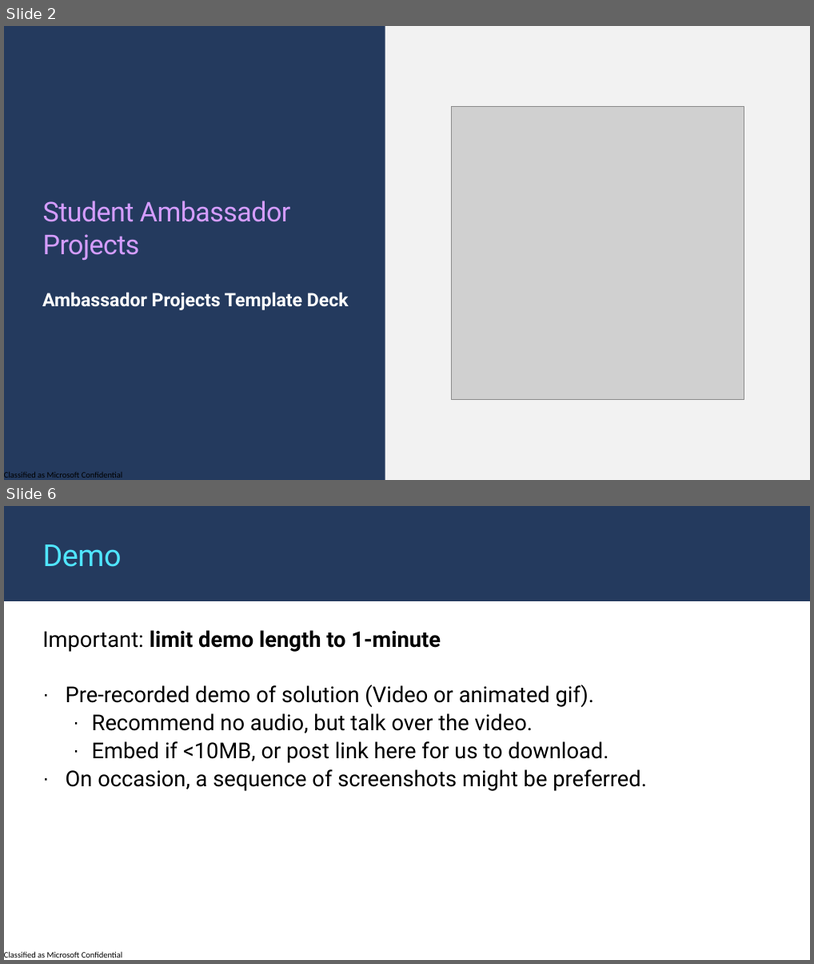
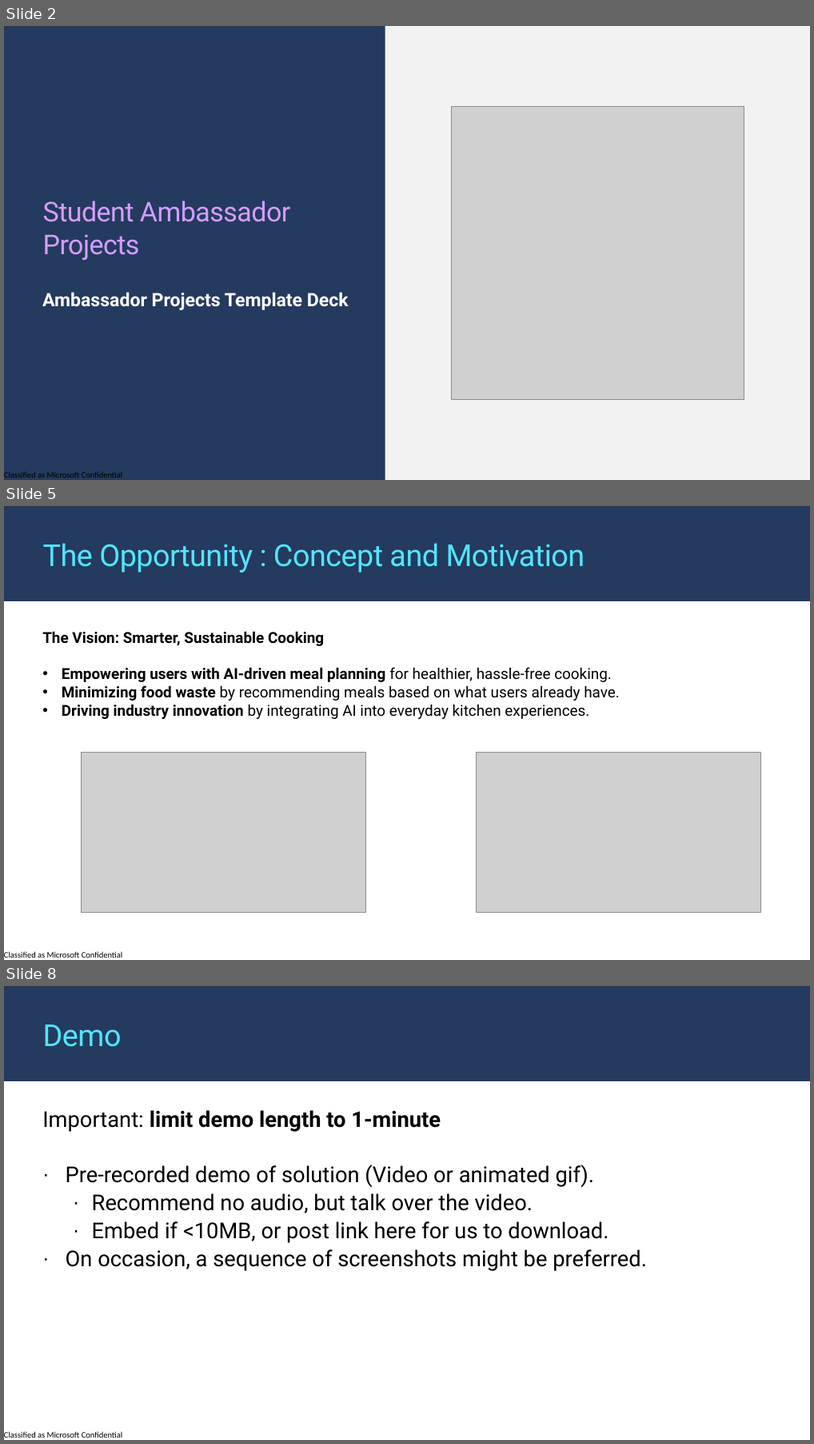
Before and after one commit to Nouran246/Personalized-Recipe-Recommender, a slide deck: Pitch Deck_Template.pptx. Shown one above the other, each under a label of ours: slides 2 and 6 before the commit, slides 2, 5 and 8 after it; the slides between them are not shown. The pictures are 814x964 and 814x1444 pixels, drawn with LibreOffice and Linux fonts; fonts in the diff are those of the drawing; grey boxes stand for pictures; background and template pictures are left out. Boxes give left, top, right and bottom in pixels: in the first picture for what was removed or moved away, otherwise in the second. Text is boxed around its words. In the diff, an @@ line names an element or a change of style, - is before the commit and + after.

```diff
--- a/Pitch Deck_Template.pptx
+++ b/Pitch Deck_Template.pptx
@@ slide 5 added at (4, 506, 810, 960), background #FFFFFF; not listed: 2 template elements that a slide beside it also shows @@
@@ text added at (43, 543, 586, 572), 36 pt, text #50E6FF @@
+The Opportunity : Concept and Motivation
@@ text added at (42, 631, 620, 719), 18 pt, text #000000 @@
+The Vision: Smarter, Sustainable Cooking
+• Empowering users with AI-driven meal planning for healthier, hassle-free cooking.
+• Minimizing food waste by recommending meals based on what users already have.
+• Driving industry innovation by integrating AI into everyday kitchen experiences.
@@ picture added at (81, 752, 366, 912) @@
@@ picture added at (477, 752, 762, 912) @@
@@ what was slide 6 is now slide 8 @@
```
Also in this commit, not shown: 2 slides changed, 3 other slides added, 2 slides removed.
